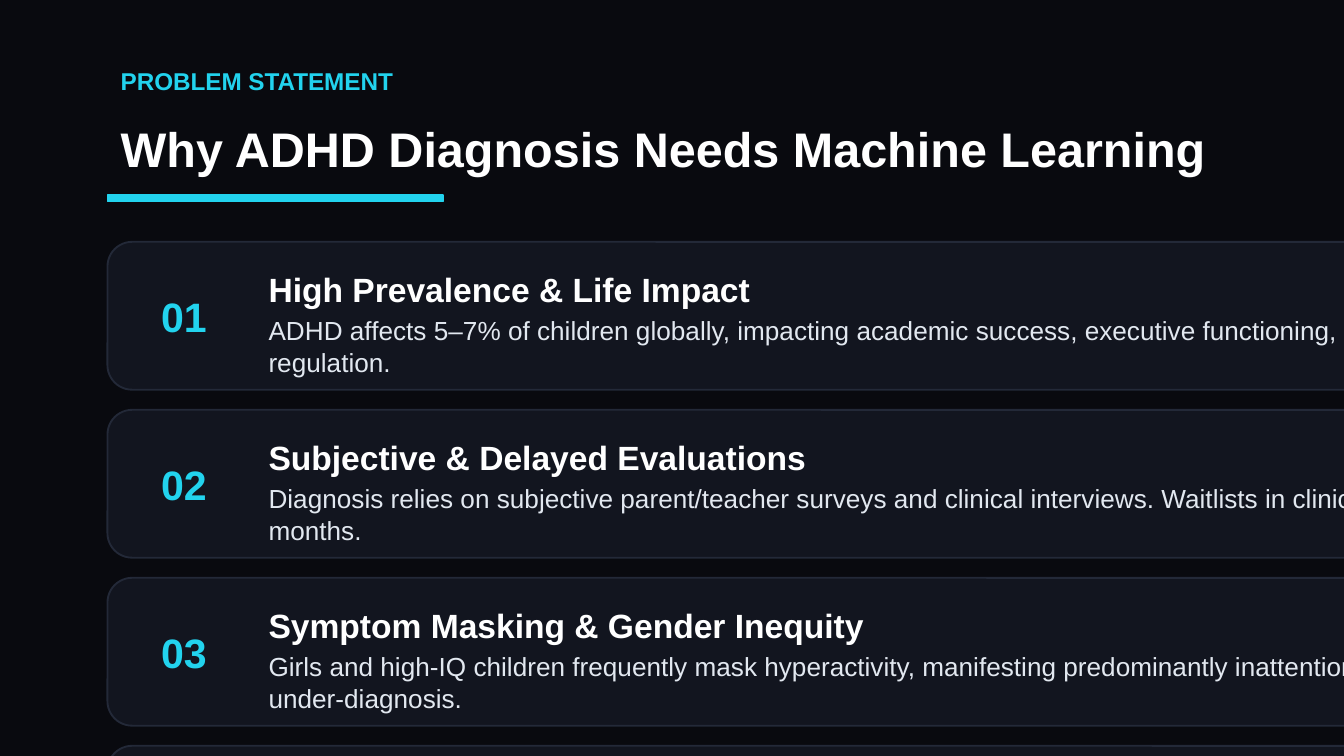
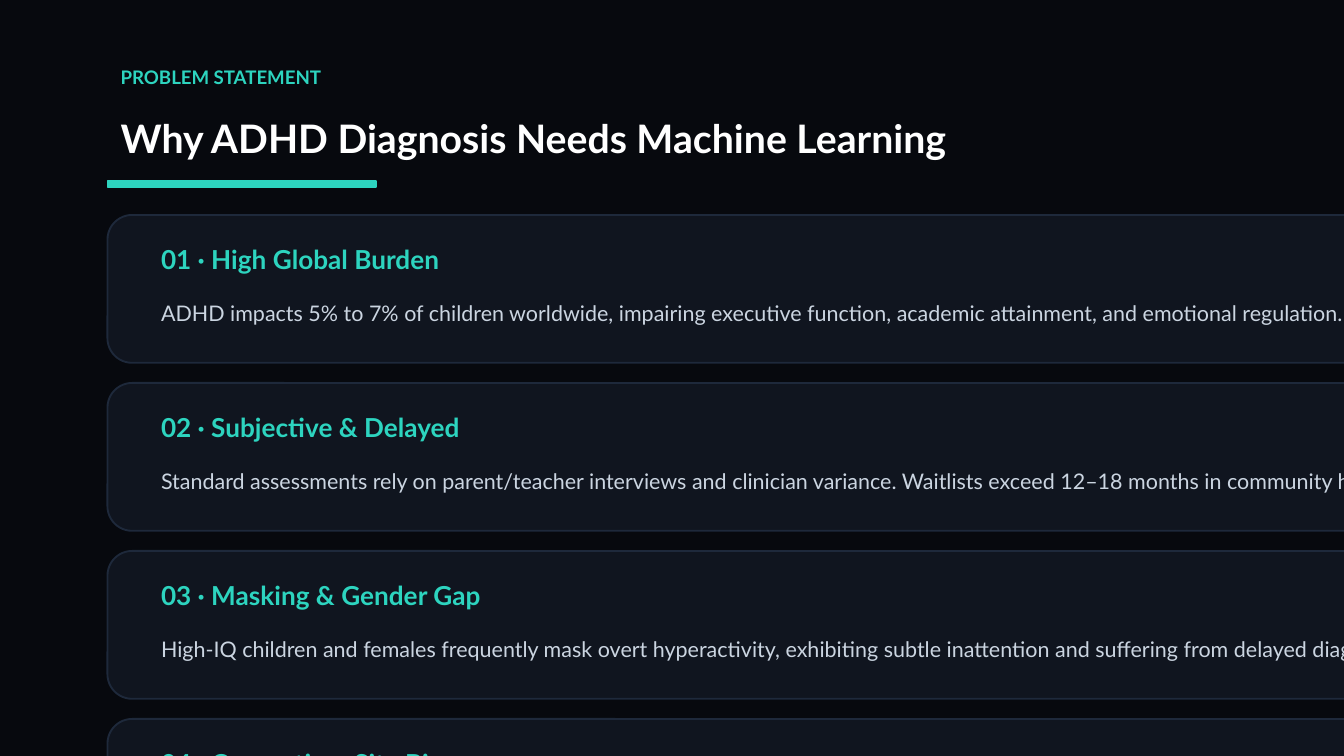
Before and after one commit to Harivaishnavi28192/NeuroADHD, a slide deck: slide 3 of reports/NeuroADHD_Presentation.pptx. Drawn at 1344x756 pixels with LibreOffice and Linux fonts; fonts in the diff are those of the drawing. Boxes give left, top, right and bottom in pixels: in the first picture for what was removed or moved away, otherwise in the second. Text is boxed around its words. In the diff, an @@ line names an element or a change of style, - is before the commit and + after.

Commit message:
Refactor presentation typography, font sizes, and minimal closing slide

```diff
--- a/reports/NeuroADHD_Presentation.pptx
+++ b/reports/NeuroADHD_Presentation.pptx
@@ background #090A0F to #07090E @@
@@ text "PROBLEM STATEMENT" at (121, 70, 321, 84): size 13 to 10 pt, font Arial to Lato, text colour #22D3EE to #2DD4BF @@
@@ text "Why ADHD Diagnosis Needs Machine ...": place and size @@
-text "Why ADHD Diagnosis Needs Machine ..." at (121, 132, 1205, 176)
+text "Why ADHD Diagnosis Needs Machine ..." at (121, 124, 946, 160)
@@ text "Why ADHD Diagnosis Needs Machine ..." at (121, 124, 946, 160): size 26 to 21 pt, font Arial to Lato @@
@@ rectangle: place and size @@
-rectangle at (108, 195, 444, 202)
+rectangle at (108, 181, 376, 187)
@@ rectangle at (108, 181, 376, 187): fill #22D3EE to #2DD4BF; outline #22D3EE 1 pt to #2DD4BF 1 pt @@
@@ text at (161, 249, 439, 273): text changed; size 22 to 14 pt; font Arial to Lato; text colour #22D3EE to #2DD4BF @@
-01
+01 · High Global Burden
@@ text removed at (269, 277, 750, 308) @@
-High Prevalence & Life Impact
@@ text at (161, 305, 1342, 325): text changed; size 14 to 11.5 pt; font Arial to Lato; text colour #E2E8F0 to #CBD5E1 @@
-ADHD affects 5–7% of children globally, impacting academic success, executive functioning, and emotional regulation.
+ADHD impacts 5% to 7% of children worldwide, impairing executive function, academic attainment, and emotional regulation.
@@ text at (161, 417, 459, 441): text changed; size 18 to 14 pt; font Arial to Lato; text colour #FFFFFF to #2DD4BF @@
-Subjective & Delayed Evaluations
+02 · Subjective & Delayed
@@ text at (161, 473, 1333, 493): text changed; size 14 to 11.5 pt; font Arial to Lato; text colour #E2E8F0 to #CBD5E1 @@
-Diagnosis relies on subjective parent/teacher surveys and clinical interviews. Waitlists in clinics exceed 12–18 months.
+Standard assessments rely on parent/teacher interviews and clinician variance. Waitlists exceed 12–18 months in community healthcare.
@@ text removed at (161, 471, 207, 501) @@
-02
@@ text at (161, 585, 480, 609): text changed; size 18 to 14 pt; font Arial to Lato; text colour #FFFFFF to #2DD4BF @@
-Symptom Masking & Gender Inequity
+03 · Masking & Gender Gap
@@ text at (161, 641, 1307, 661): text changed; size 14 to 11.5 pt; font Arial to Lato; text colour #E2E8F0 to #CBD5E1 @@
-Girls and high-IQ children frequently mask hyperactivity, manifesting predominantly inattention and facing systematic under-diagnosis.
+High-IQ children and females frequently mask overt hyperactivity, exhibiting subtle inattention and suffering from delayed diagnosis.
@@ text removed at (161, 639, 207, 669) @@
-03
@@ 4 rounded rectangles: place and size @@
-4 rounded rectangles at (108, 242, 1344, 756)
+4 rounded rectangles at (108, 215, 1344, 756)
@@ fill #12151F to #10151F; outline #232938 1 pt to #1E293B 1 pt in 4 elements at (108, 215, 1344, 363), (108, 383, 1344, 531), (108, 551, 1344, 699), (108, 719, 1344, 756) @@
@@ text added at (148, 739, 1344, 756), 14 pt, text #2DD4BF, bold @@
+04 · Consortium Site Bias
```
Also in this commit, not shown: 14 other slides changed, 1 slide added, 1 slide removed, 2 other files.
